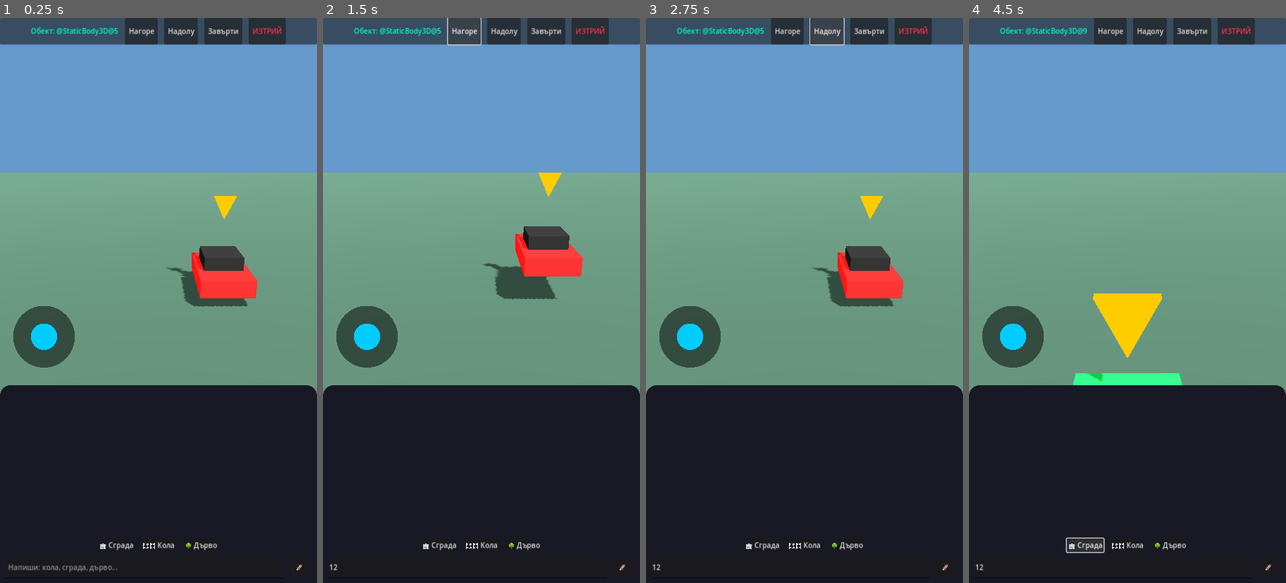
Above: before the commit, frames 1-4 (left to right).
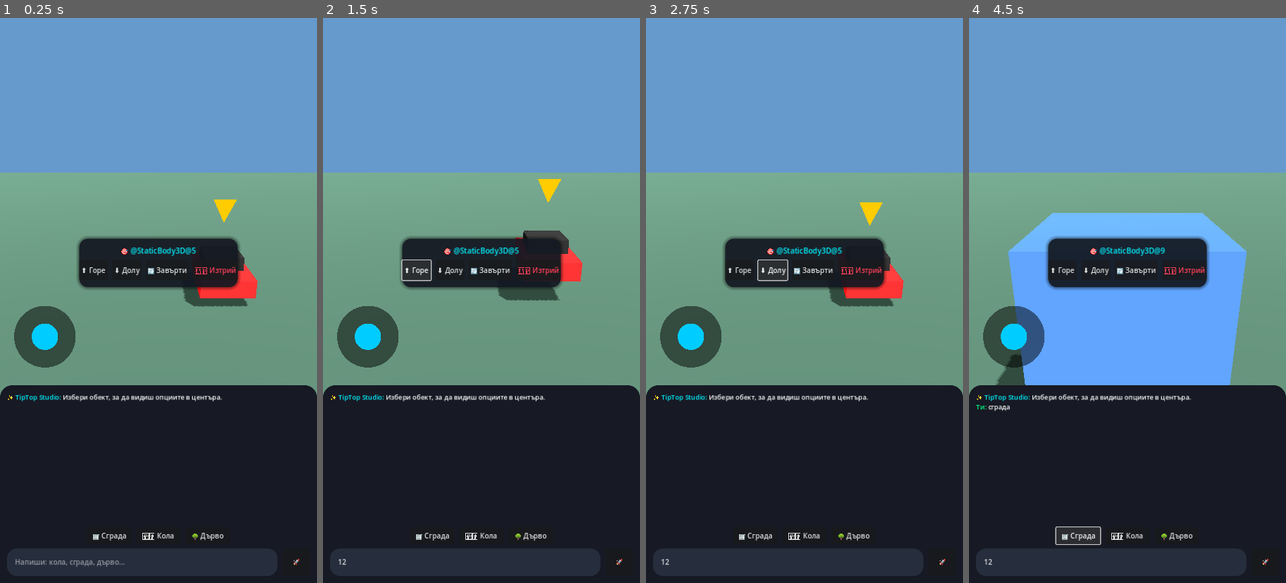
Above: after the commit, the same moments.

Repository: stanbg96/tiptop-game-engine
Game: Godot game, scene res://scenes/Main.tscn
The game is run twice, just before and just after one commit, with the same random seed, the same clock (stepped at 60 frames per second) and the same inputs.
Inputs (mouse positions are in pixels of both pictures, inside the frame that each line leads up to):
- Up to frame 1 (0.25 s): no input
- Up to frame 2 (1.5 s): click (468, 566) at 0.52 s; type "12" at 0.6 s; click "Нагоре" (after the commit: "⬆️ Горе") at 1.25 s
- Up to frame 3 (2.75 s): click "Надолу" (after the commit: "⬇️ Долу") at 2 s
- Up to frame 4 (4.5 s): click "Завърти" (after the commit: "🔄 Завърти") at 2.75 s; click "ИЗТРИЙ" (after the commit: "🗑️ Изтрий") at 3.5 s; click "🏢 Сграда" at 4.25 s

The runs differ from the first frame. In frame 1, 14% of the frame differs, in the area x 0-100%, y 0-99%; in frame 2, 14%; in frame 3, 14%; in frame 4, 30%.
Error before the commit: Attempt to call function 'append_text' in base 'null instance' on a null instance. (res://scripts/Studio.gd:105)
Error after the commit: Invalid access to property or key 'size' on a base object of type 'CylinderMesh'. (res://scripts/Studio.gd:155)

Commit message:
Center object tools popup and modernize thick chat bar input

Diff:
--- a/scenes/Main.tscn
+++ b/scenes/Main.tscn
@@ -26,10 +26,30 @@
 shading_mode = 0
 albedo_color = Color(1, 0.8, 0, 1)
 
+[sub_resource type="StyleBoxFlat" id="StyleBoxFlat_center_tools"]
+bg_color = Color(0.08, 0.1, 0.14, 0.9)
+corner_radius_top_left = 20
+corner_radius_top_right = 20
+corner_radius_bottom_right = 20
+corner_radius_bottom_left = 20
+shadow_size = 8
+shadow_color = Color(0, 0, 0, 0.4)
+
 [sub_resource type="StyleBoxFlat" id="StyleBoxFlat_bg"]
-bg_color = Color(0.1, 0.1, 0.15, 1)
-corner_radius_top_left = 24
-corner_radius_top_right = 24
+bg_color = Color(0.09, 0.1, 0.14, 1)
+corner_radius_top_left = 28
+corner_radius_top_right = 28
+
+[sub_resource type="StyleBoxFlat" id="StyleBoxFlat_input"]
+bg_color = Color(0.15, 0.18, 0.24, 1)
+corner_radius_top_left = 22
+corner_radius_top_right = 22
+corner_radius_bottom_right = 22
+corner_radius_bottom_left = 22
+content_margin_left = 18.0
+content_margin_top = 16.0
+content_margin_right = 18.0
+content_margin_bottom = 16.0
 
 [node name="Main" type="Node3D"]
 script = ExtResource("1_mgr")
@@ -74,44 +94,77 @@
 anchors_preset = 2
 anchor_top = 1.0
 anchor_bottom = 1.0
-offset_left = 30.0
+offset_left = 32.0
 offset_top = -180.0
-offset_right = 170.0
+offset_right = 172.0
 offset_bottom = -40.0
 grow_vertical = 0
 script = ExtResource("2_joy")
 
-[node name="ToolsBar" type="PanelContainer" parent="UI"]
-anchors_preset = 10
-anchor_right = 1.0
-offset_bottom = 60.0
-
-[node name="HBox" type="HBoxContainer" parent="UI/ToolsBar"]
-layout_mode = 2
-theme_override_constants/separation = 15
-alignment = 1
-
-[node name="LabelName" type="Label" parent="UI/ToolsBar/HBox"]
-layout_mode = 2
-theme_override_colors/font_color = Color(0, 1, 0.8, 1)
-text = "Обект"
-
-[node name="BtnUp" type="Button" parent="UI/ToolsBar/HBox"]
-layout_mode = 2
-text = " Нагоре "
-
-[node name="BtnDown" type="Button" parent="UI/ToolsBar/HBox"]
-layout_mode = 2
-text = " Надолу "
-
-[node name="BtnRot" type="Button" parent="UI/ToolsBar/HBox"]
-layout_mode = 2
-text = " Завърти "
-
-[node name="BtnDel" type="Button" parent="UI/ToolsBar/HBox"]
-layout_mode = 2
-theme_override_colors/font_color = Color(1, 0.2, 0.3, 1)
-text = " ИЗТРИЙ "
+[node name="CenterTools" type="Control" parent="UI"]
+layout_mode = 3
+anchors_preset = 8
+anchor_left = 0.5
+anchor_top = 0.5
+anchor_right = 0.5
+anchor_bottom = 0.5
+offset_left = -160.0
+offset_top = -140.0
+offset_right = 160.0
+offset_bottom = -30.0
+grow_horizontal = 2
+grow_vertical = 2
+mouse_filter = 2
+
+[node name="Panel" type="PanelContainer" parent="UI/CenterTools"]
+layout_mode = 1
+anchors_preset = 15
+anchor_right = 1.0
+anchor_bottom = 1.0
+grow_horizontal = 2
+grow_vertical = 2
+theme_override_styles/panel = SubResource("StyleBoxFlat_center_tools")
+
+[node name="VBox" type="VBoxContainer" parent="UI/CenterTools/Panel"]
+layout_mode = 2
+theme_override_constants/separation = 10
+alignment = 1
+
+[node name="Header" type="HBoxContainer" parent="UI/CenterTools/Panel/VBox"]
+layout_mode = 2
+alignment = 1
+
+[node name="LabelName" type="Label" parent="UI/CenterTools/Panel/VBox/Header"]
+layout_mode = 2
+theme_override_colors/font_color = Color(0, 0.95, 1, 1)
+theme_override_font_sizes/font_size = 17
+text = "🎯 Обект"
+
+[node name="Buttons" type="HBoxContainer" parent="UI/CenterTools/Panel/VBox"]
+layout_mode = 2
+theme_override_constants/separation = 10
+alignment = 1
+
+[node name="BtnUp" type="Button" parent="UI/CenterTools/Panel/VBox/Buttons"]
+layout_mode = 2
+custom_minimum_size = Vector2(65, 45)
+text = "⬆️ Горе"
+
+[node name="BtnDown" type="Button" parent="UI/CenterTools/Panel/VBox/Buttons"]
+layout_mode = 2
+custom_minimum_size = Vector2(65, 45)
+text = "⬇️ Долу"
+
+[node name="BtnRot" type="Button" parent="UI/CenterTools/Panel/VBox/Buttons"]
+layout_mode = 2
+custom_minimum_size = Vector2(65, 45)
+text = "🔄 Завърти"
+
+[node name="BtnDel" type="Button" parent="UI/CenterTools/Panel/VBox/Buttons"]
+layout_mode = 2
+custom_minimum_size = Vector2(70, 45)
+theme_override_colors/font_color = Color(1, 0.25, 0.35, 1)
+text = "🗑️ Изтрий"
 
 [node name="ChatBG" type="Panel" parent="UI"]
 anchors_preset = 12
@@ -127,60 +180,71 @@
 anchors_preset = 15
 anchor_right = 1.0
 anchor_bottom = 1.0
+grow_horizontal = 2
+grow_vertical = 2
 theme_override_constants/separation = 10
 alignment = 2
 
 [node name="Margin1" type="MarginContainer" parent="UI/ChatBG/VBox"]
 layout_mode = 2
 size_flags_vertical = 3
-theme_override_constants/margin_left = 15
-theme_override_constants/margin_top = 15
+theme_override_constants/margin_left = 16
+theme_override_constants/margin_top = 16
+theme_override_constants/margin_right = 16
 
 [node name="Log" type="RichTextLabel" parent="UI/ChatBG/VBox/Margin1"]
 layout_mode = 2
+theme_override_font_sizes/normal_font_size = 15
 bbcode_enabled = true
 scroll_following = true
 
 [node name="Chips" type="HBoxContainer" parent="UI/ChatBG/VBox"]
 layout_mode = 2
 alignment = 1
-theme_override_constants/separation = 15
+theme_override_constants/separation = 12
 
 [node name="BtnBld" type="Button" parent="UI/ChatBG/VBox/Chips"]
 layout_mode = 2
+custom_minimum_size = Vector2(100, 38)
 text = "🏢 Сграда"
 
 [node name="BtnCar" type="Button" parent="UI/ChatBG/VBox/Chips"]
 layout_mode = 2
+custom_minimum_size = Vector2(100, 38)
 text = "🏎️ Кола"
 
 [node name="BtnTree" type="Button" parent="UI/ChatBG/VBox/Chips"]
 layout_mode = 2
+custom_minimum_size = Vector2(100, 38)
 text = "🌳 Дърво"
 
 [node name="Margin2" type="MarginContainer" parent="UI/ChatBG/VBox"]
 layout_mode = 2
-theme_override_constants/margin_left = 10
-theme_override_constants/margin_right = 10
-theme_override_constants/margin_bottom = 10
+theme_override_constants/margin_left = 16
+theme_override_constants/margin_right = 16
+theme_override_constants/margin_bottom = 16
 
 [node name="InputRow" type="HBoxContainer" parent="UI/ChatBG/VBox/Margin2"]
 layout_mode = 2
+theme_override_constants/separation = 12
 
 [node name="ChatInput" type="LineEdit" parent="UI/ChatBG/VBox/Margin2/InputRow"]
 layout_mode = 2
 size_flags_horizontal = 3
-placeholder_text = " Напиши: кола, сграда, дърво..."
+custom_minimum_size = Vector2(0, 62)
+theme_override_styles/normal = SubResource("StyleBoxFlat_input")
+theme_override_font_sizes/font_size = 16
+placeholder_text = "Напиши: кола, сграда, дърво..."
 
 [node name="SendBtn" type="Button" parent="UI/ChatBG/VBox/Margin2/InputRow"]
 layout_mode = 2
-custom_minimum_size = Vector2(60, 50)
+custom_minimum_size = Vector2(62, 62)
 text = "🚀"
 
-[connection signal="pressed" from="UI/ToolsBar/HBox/BtnUp" to="." method="_on_act_up"]
-[connection signal="pressed" from="UI/ToolsBar/HBox/BtnDown" to="." method="_on_act_down"]
-[connection signal="pressed" from="UI/ToolsBar/HBox/BtnRot" to="." method="_on_act_rot"]
-[connection signal="pressed" from="UI/ToolsBar/HBox/BtnDel" to="." method="_on_act_del"]
+[connection signal="pressed" from="UI/CenterTools/Panel/VBox/Buttons/BtnUp" to="." method="_on_act_up"]
+[connection signal="pressed" from="UI/CenterTools/Panel/VBox/Buttons/BtnDown" to="." method="_on_act_down"]
+[connection signal="pressed" from="UI/CenterTools/Panel/VBox/Buttons/BtnRot" to="." method="_on_act_rot"]
+[connection signal="pressed" from="UI/CenterTools/Panel/VBox/Buttons/BtnDel" to="." method="_on_act_del"]
 [connection signal="pressed" from="UI/ChatBG/VBox/Chips/BtnBld" to="." method="_on_chip_pressed" binds= ["сграда"]]
 [connection signal="pressed" from="UI/ChatBG/VBox/Chips/BtnCar" to="." method="_on_chip_pressed" binds= ["кола"]]
 [connection signal="pressed" from="UI/ChatBG/VBox/Chips/BtnTree" to="." method="_on_chip_pressed" binds= ["дърво"]]
--- a/scripts/Studio.gd
+++ b/scripts/Studio.gd
@@ -2,10 +2,10 @@
 
 @onready var camera = $Camera3D
 @onready var joy = $UI/JoystickArea/VirtualJoystick
-@onready var chat_log = $UI/ChatBG/VBox/Log
-@onready var chat_input = $UI/ChatBG/VBox/InputRow/ChatInput
-@onready var tools_bar = $UI/ToolsBar
-@onready var lbl_selected = $UI/ToolsBar/HBox/LabelName
+@onready var chat_log = $UI/ChatBG/VBox/Margin1/Log
+@onready var chat_input = $UI/ChatBG/VBox/Margin2/InputRow/ChatInput
+@onready var center_tools = $UI/CenterTools
+@onready var lbl_selected = $UI/CenterTools/Panel/VBox/Header/LabelName
 @onready var indicator = $Indicator
 @onready var world = $World
 
@@ -15,31 +15,32 @@
 var cam_pitch: float = -0.4
 
 func _ready():
-    tools_bar.visible = false
+    center_tools.visible = false
     indicator.visible = false
-    _add_log("[color=#00ff00]Системата е онлайн![/color] Джойстикът е вляво. Докосни обектите.")
+    _add_log("[color=#00f2fe]✨ TipTop Studio:[/color] Избери обект, за да видиш опциите в центъра.")
     _build("дърво", Vector3(-3, 0, -5))
     _build("кола", Vector3(3, 0, -5))
 
 func _process(delta):
-    # ДВИЖЕНИЕ С ДЖОЙСТИК (Летене)
+    # ДРОН ЛЕТЕНЕ ЧРЕЗ ДЖОЙСТИК
     if joy.output.length() > 0.05:
         var fwd = -camera.global_transform.basis.z
         var rgt = camera.global_transform.basis.x
         fwd.y = 0; rgt.y = 0
         fwd = fwd.normalized(); rgt = rgt.normalized()
-        camera.global_position += (rgt * joy.output.x + fwd * -joy.output.y) * 15.0 * delta
+        camera.global_position += (rgt * joy.output.x + fwd * -joy.output.y) * 14.0 * delta
 
-    # МАРКЕР НАД ОБЕКТ
+    # МАРКЕР НАД СЕЛЕКТИРАНИЯ ОБЕКТ
     if selected_obj and is_instance_valid(selected_obj):
         indicator.visible = true
-        indicator.global_position = selected_obj.global_position + Vector3(0, 3.5, 0)
+        var bounce = sin(Time.get_ticks_msec() * 0.006) * 0.25
+        indicator.global_position = selected_obj.global_position + Vector3(0, 3.2 + bounce, 0)
     else:
         indicator.visible = false
 
 func _unhandled_input(event):
     var screen_h = get_viewport().size.y
-    var limit_h = screen_h * 0.65 # Горните 65% са за игра
+    var limit_h = screen_h * 0.65
 
     if event is InputEventScreenTouch:
         if event.position.y > limit_h: return
@@ -62,8 +63,9 @@
                 selected_obj.global_position.x = drop.x
                 selected_obj.global_position.z = drop.z
         else:
+            # Оглеждане с пръст
             cam_yaw -= event.relative.x * 0.005
-            cam_pitch = clamp(cam_pitch - event.relative.y * 0.005, -1.5, 1.5)
+            cam_pitch = clamp(cam_pitch - event.relative.y * 0.005, -1.4, 1.4)
             camera.rotation.y = cam_yaw
             camera.rotation.x = cam_pitch
 
@@ -85,34 +87,34 @@
 
 func _select(obj):
     selected_obj = obj
-    lbl_selected.text = "Обект: " + obj.name
-    tools_bar.visible = true
+    lbl_selected.text = "🎯 " + obj.name
+    center_tools.visible = true
 
 func _deselect():
     selected_obj = null
-    tools_bar.visible = false
+    center_tools.visible = false
 
-# --- ИНСТРУМЕНТИ ---
-func _on_act_up(): if selected_obj: selected_obj.global_position.y += 1.0
-func _on_act_down(): if selected_obj: selected_obj.global_position.y -= 1.0
+# --- ОПЦИИ ЗА ОБЕКТА (В ЦЕНТЪРА) ---
+func _on_act_up(): if selected_obj: selected_obj.global_position.y += 0.8
+func _on_act_down(): if selected_obj: selected_obj.global_position.y = max(0.0, selected_obj.global_position.y - 0.8)
 func _on_act_rot(): if selected_obj: selected_obj.rotate_y(deg_to_rad(45))
 func _on_act_del():
     if selected_obj:
         selected_obj.queue_free()
         _deselect()
 
-# --- СТРОЕНЕ ---
+# --- ЧАТ И СТРОИТЕЛ ---
 func _add_log(msg: String): chat_log.append_text(msg + "\n")
 
 func _on_send_chat():
     var t = chat_input.text.strip_edges()
     if t.is_empty(): return
     chat_input.text = ""
-    _add_log("[color=#00ffff]Ти:[/color] " + t)
+    _add_log("[color=#00ff88]Ти:[/color] " + t)
     _build(t.to_lower(), Vector3.INF)
 
 func _on_chip_pressed(txt: String):
-    _add_log("[color=#00ffff]Ти:[/color] " + txt)
+    _add_log("[color=#00ff88]Ти:[/color] " + txt)
     _build(txt.to_lower(), Vector3.INF)
 
 func _build(prompt: String, f_pos: Vector3):
@@ -141,9 +143,9 @@
         _add_m(rb, BoxMesh.new(), Vector3(1.8, 0.6, 2.2), Vector3(0, 1.1, -0.2), Color(0.1, 0.1, 0.1))
         _add_c(rb, Vector3(2.4, 1.4, 4.6), Vector3(0, 0.7, 0))
     else:
-        obj.name = "Block"
-        _add_m(rb, BoxMesh.new(), Vector3(2, 2, 2), Vector3(0, 1, 0), Color(randf(), randf(), randf()))
-        _add_c(rb, Vector3(2, 2, 2), Vector3(0, 1, 0))
+        obj.name = "Building"
+        _add_m(rb, BoxMesh.new(), Vector3(2.5, 5.0, 2.5), Vector3(0, 2.5, 0), Color(0.2, 0.35, 0.55))
+        _add_c(rb, Vector3(2.5, 5.0, 2.5), Vector3(0, 2.5, 0))
 
     world.add_child(obj)
     _select(rb)
Not shown: 1 places in scenes/Main.tscn that only renumber resources
